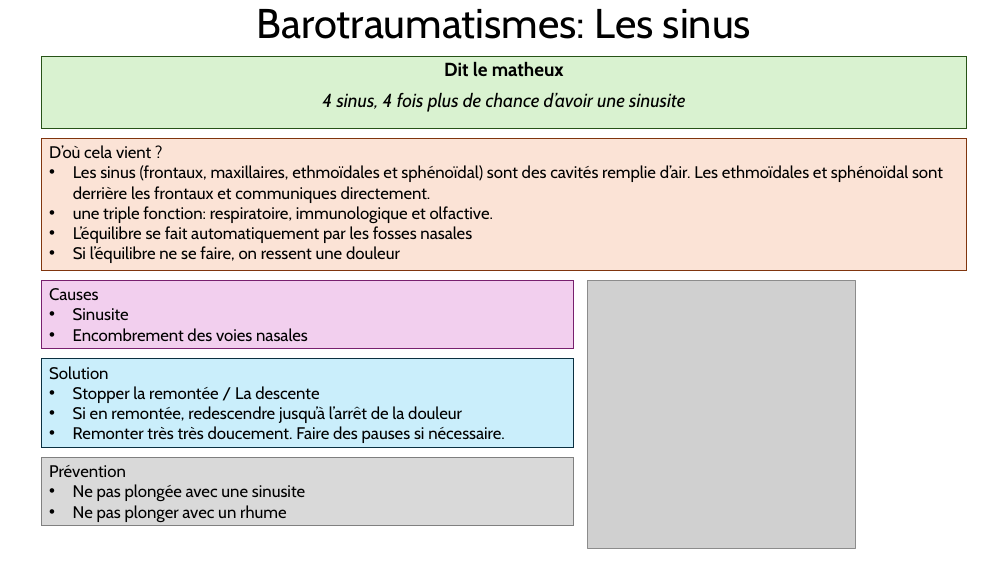
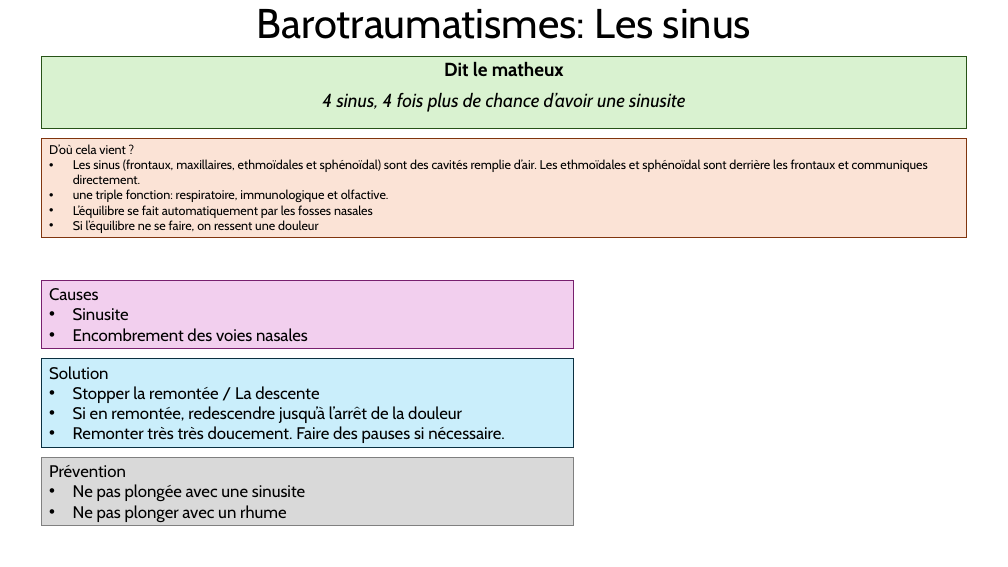
Before and after one commit to ArtigueOlivier/mf1, a slide deck: slide 5 of ppt/barotrauma.pptx (slide 6 before the commit). Drawn at 1008x567 pixels with LibreOffice and Linux fonts; fonts in the diff are those of the drawing; grey boxes stand for pictures. Boxes give left, top, right and bottom in pixels: in the first picture for what was removed or moved away, otherwise in the second. Text is boxed around its words. In the diff, an @@ line names an element or a change of style, - is before the commit and + after.

```diff
--- a/ppt/barotrauma.pptx
+++ b/ppt/barotrauma.pptx
@@ rectangle "D’où cela vient ?": place and size @@
-rectangle "D’où cela vient ?" at [42, 138, 966, 271]
+rectangle "D’où cela vient ?" at [42, 138, 966, 237]
@@ rectangle "D’où cela vient ?" at [42, 138, 966, 237]: size 16 to 12 pt @@
@@ picture removed at [588, 281, 855, 548] @@
```
Also in this commit, not shown: 1 other slide changed, 2 slides added.
